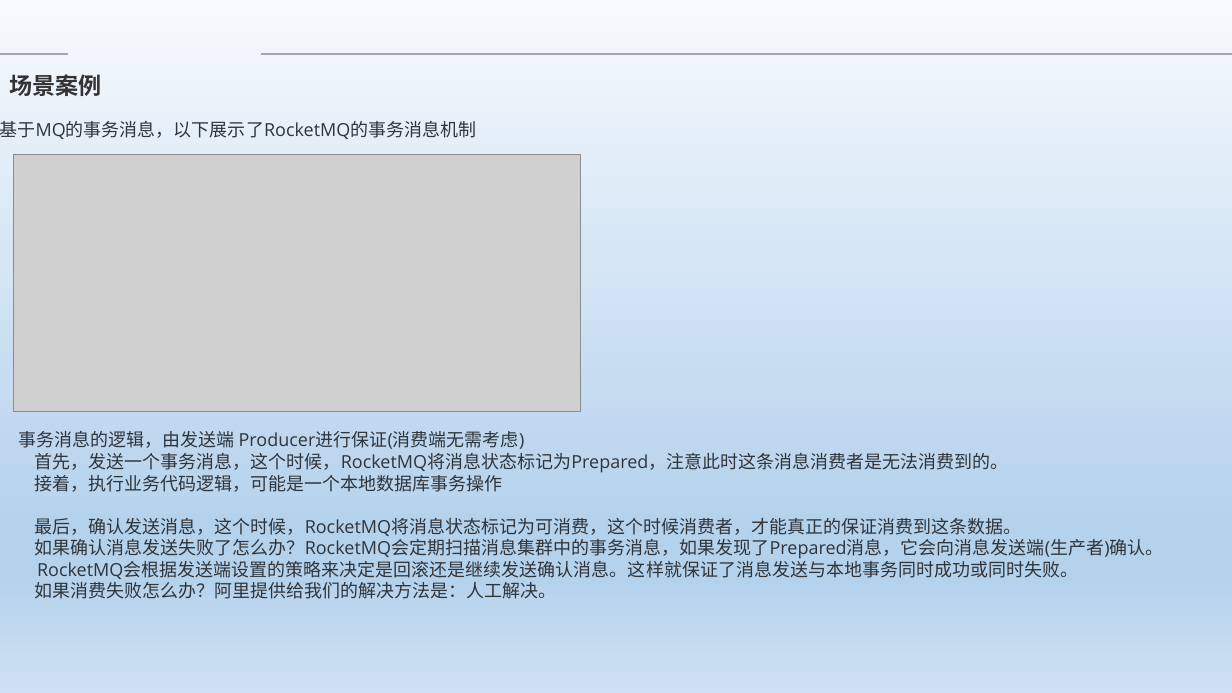
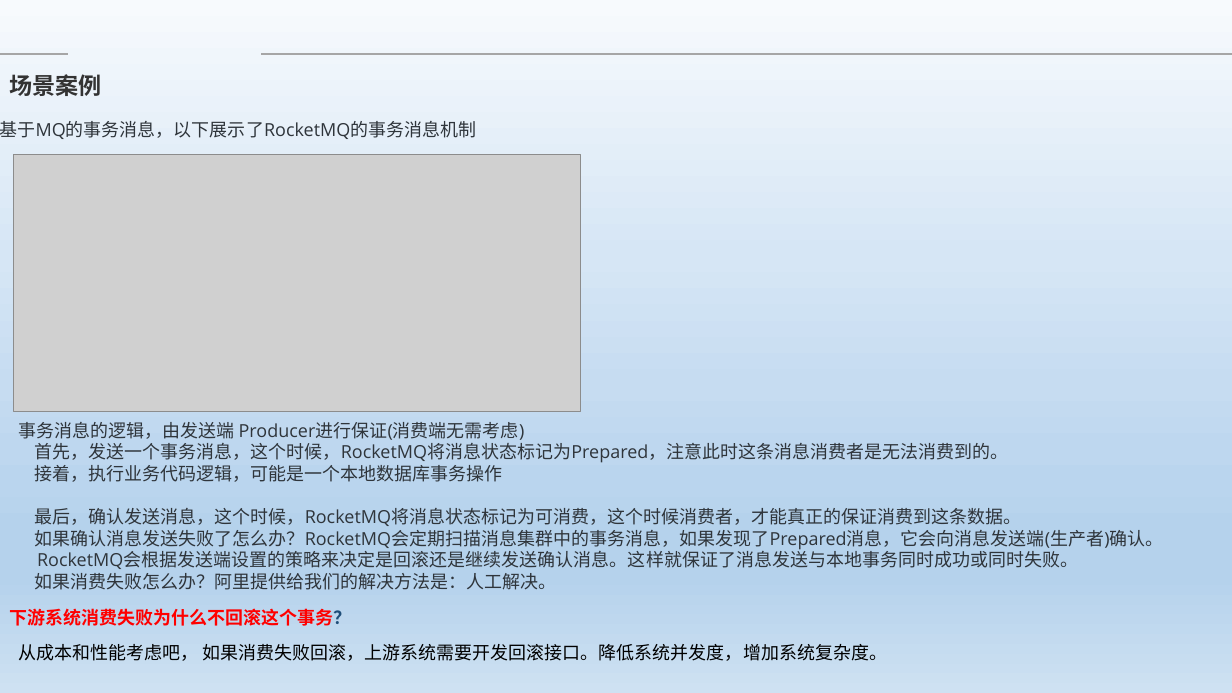
Before and after one commit to Heffie199/zhao_Note, a slide deck: slide 9 of 分布式事务的解决方案 .pptx. Drawn at 1232x693 pixels with LibreOffice and Linux fonts; fonts in the diff are those of the drawing; grey boxes stand for pictures; background and template pictures are left out. Boxes give left, top, right and bottom in pixels: in the first picture for what was removed or moved away, otherwise in the second. Text is boxed around its words. In the diff, an @@ line names an element or a change of style, - is before the commit and + after.

```diff
--- a/分布式事务的解决方案 .pptx
+++ b/分布式事务的解决方案 .pptx
@@ text "事务消息的逻辑，由发送端 Producer进行保证(消费端无需考虑)" moved from (x1=18, y1=431, x2=1163, y2=599) to (x1=18, y1=422, x2=1163, y2=590) @@
@@ text added at (x1=9, y1=608, x2=351, y2=626), 14 pt, text #FF0000, bold @@
+下游系统消费失败为什么不回滚这个事务？
@@ text added at (x1=18, y1=644, x2=888, y2=661), 14 pt, text #000000 @@
+从成本和性能考虑吧， 如果消费失败回滚，上游系统需要开发回滚接口。降低系统并发度，增加系统复杂度。
```
Also in this commit, not shown: 4 other slides changed.
